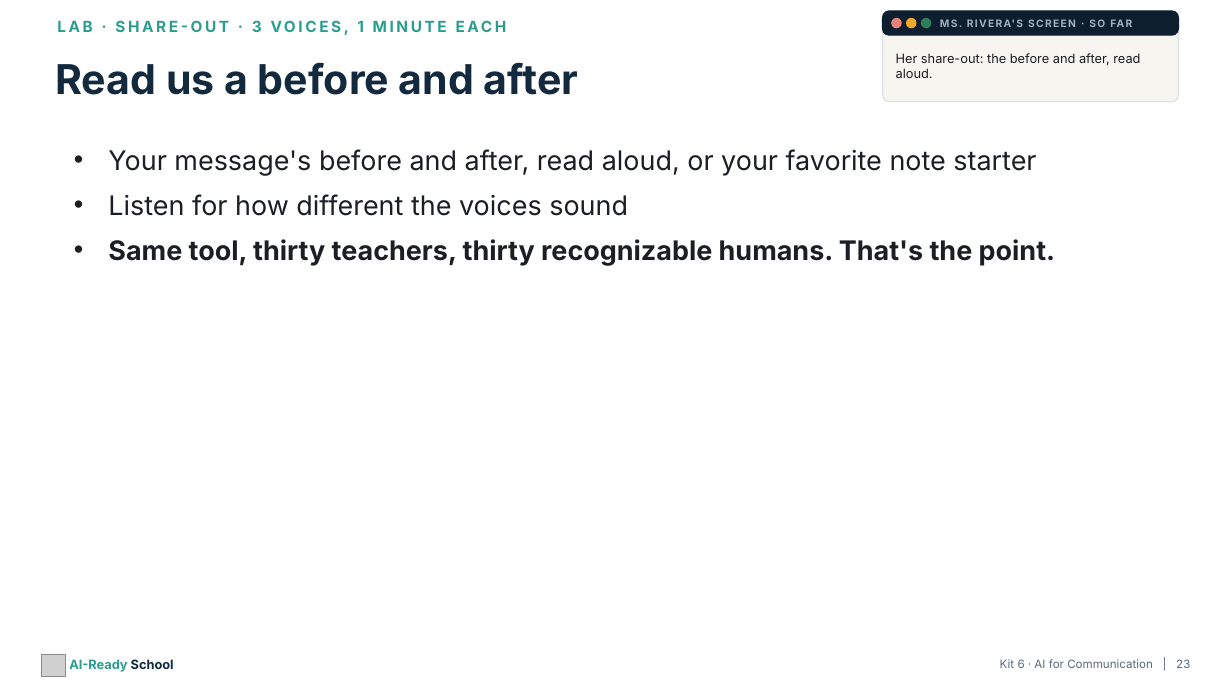
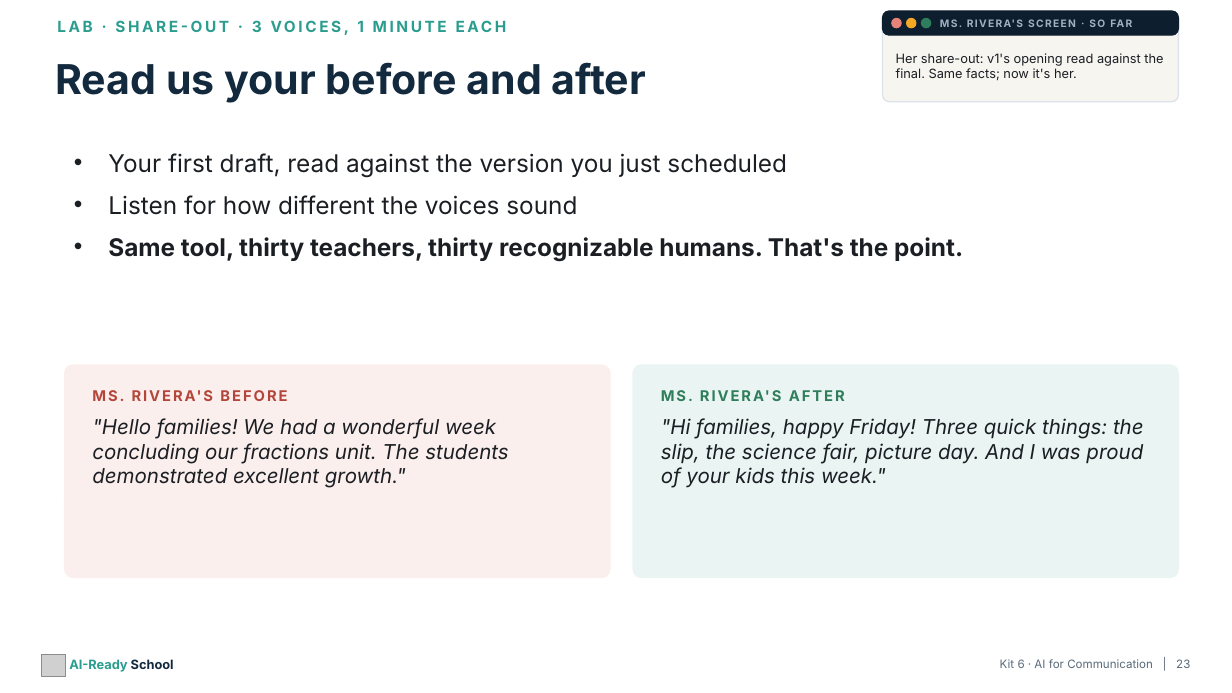
Before and after one commit to aspinozzi1/Ai-School-Ready, a slide deck: slide 23 of kits/kit06/Kit06_PresentationDeck.pptx. Drawn at 1232x693 pixels with LibreOffice and Linux fonts; fonts in the diff are those of the drawing; grey boxes stand for pictures. Boxes give left, top, right and bottom in pixels: in the first picture for what was removed or moved away, otherwise in the second. Text is boxed around its words. In the diff, an @@ line names an element or a change of style, - is before the commit and + after.

```diff
--- a/kits/kit06/Kit06_PresentationDeck.pptx
+++ b/kits/kit06/Kit06_PresentationDeck.pptx
@@ text at (896,53,1163,80): text changed @@
-Her share-out: the before and after, read aloud.
+Her share-out: v1's opening read against the final. Same facts; now it's her.
@@ text at (55,62,646,103): text changed @@
-Read us a before and after
+Read us your before and after
@@ text at (108,153,787,178): text changed; size 21 to 19 pt @@
-• Your message's before and after, read aloud, or your favorite note starter
+• Your first draft, read against the version you just scheduled
@@ text at (108,195,963,262): size 21 to 19 pt in "Listen for how different the voices sound", "Same tool, thirty teachers, thirty recognizable humans. ..."; less space between paragraphs @@
@@ rounded rectangle added at (65,365,610,578), fill #FBEFED, outline #FBEFED 1 pt @@
@@ rounded rectangle added at (633,365,1178,578), fill #EAF5F3, outline #EAF5F3 1 pt @@
@@ text added at (92,418,508,488), 16 pt, text #1B1F24, italic @@
+"Hello families! We had a wonderful week concluding our fractions unit. The students demonstrated excellent growth."
@@ text added at (108,390,118,401), 11.5 pt, text #B4453A, bold @@
+MS. RIVERA'S BEFORE
@@ text added at (661,418,1144,488), 16 pt, text #1B1F24, italic @@
+"Hi families, happy Friday! Three quick things: the slip, the science fair, picture day. And I was proud of your kids this week."
@@ text added at (676,390,686,401), 11.5 pt, text #2E7D5B, bold @@
+MS. RIVERA'S AFTER
```
Also in this commit, not shown: 13 other slides changed, 4 slides added, 4 slides removed, 21 other files.
